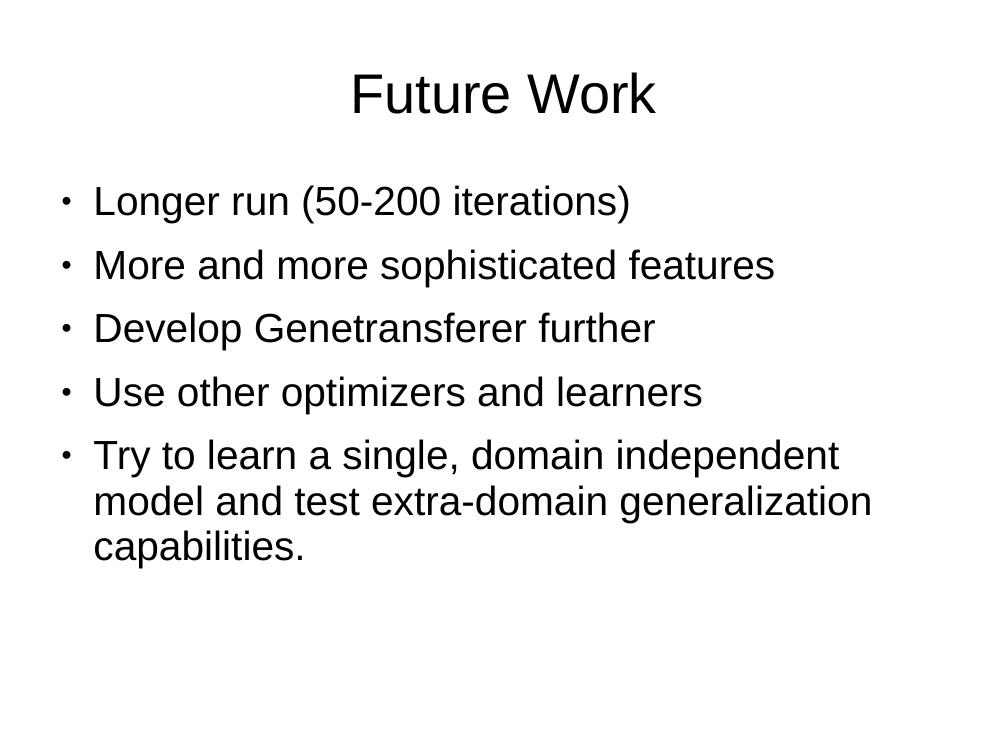
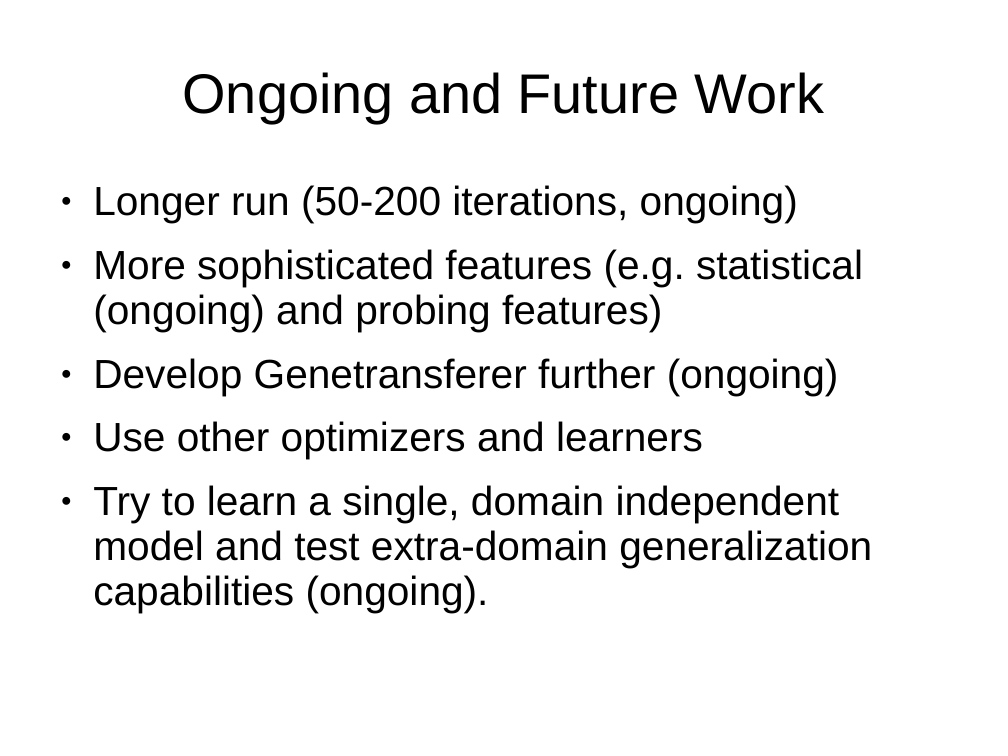
Before and after one commit to nojhan/descarwin, a slide deck: slide 20 of papers/GECCO2011/gecco2011brendelschoenauer/lao-gecco.ppt (slide 16 before the commit). Drawn at 1008x756 pixels with LibreOffice and Linux fonts; fonts in the diff are those of the drawing. Boxes give left, top, right and bottom in pixels: in the first picture for what was removed or moved away, otherwise in the second. Text is boxed around its words. In the diff, an @@ line names an element or a change of style, - is before the commit and + after.

```diff
--- a/papers/GECCO2011/gecco2011brendelschoenauer/lao-gecco.ppt
+++ b/papers/GECCO2011/gecco2011brendelschoenauer/lao-gecco.ppt
@@ title at [183, 72, 824, 123]: text changed @@
-Future Work
+Ongoing and Future Work
@@ text at [93, 185, 863, 395]: text changed @@
-● Longer run (50-200 iterations)
-● More and more sophisticated features
-● Develop Genetransferer further
+● Longer run (50-200 iterations, ongoing)
+● More sophisticated features (e.g. statistical (ongoing) and probing features)
+● Develop Genetransferer further (ongoing)
@@ text at [93, 485, 872, 613]: text changed @@
-● Try to learn a single, domain independent model and test extra-domain generalization capabilities.
+● Try to learn a single, domain independent model and test extra-domain generalization capabilities (ongoing).
```
Also in this commit, not shown: 11 other slides changed, 4 slides added.
